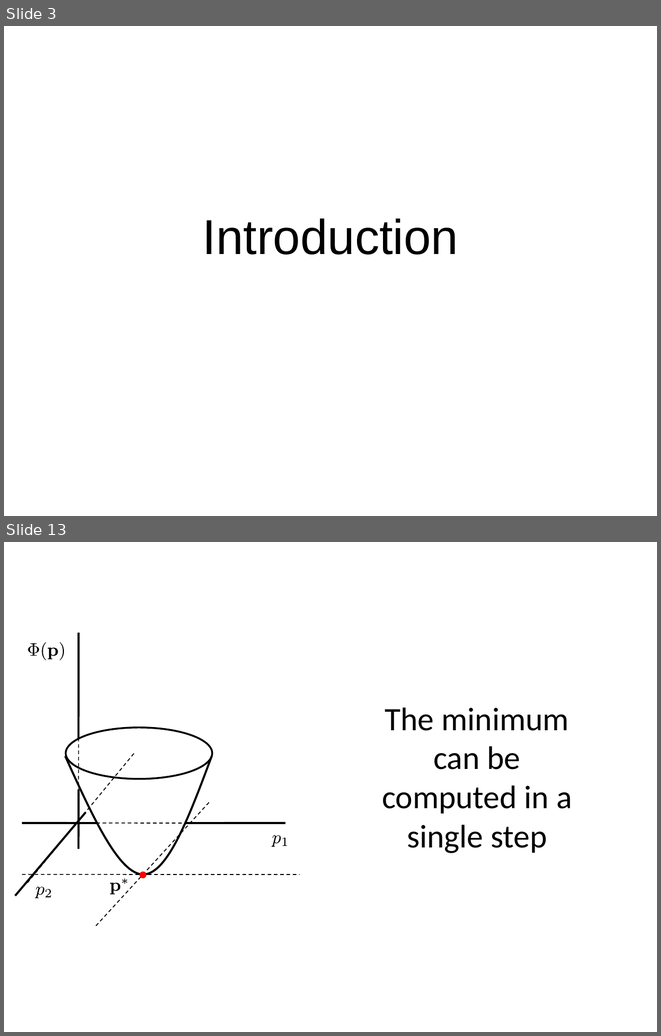
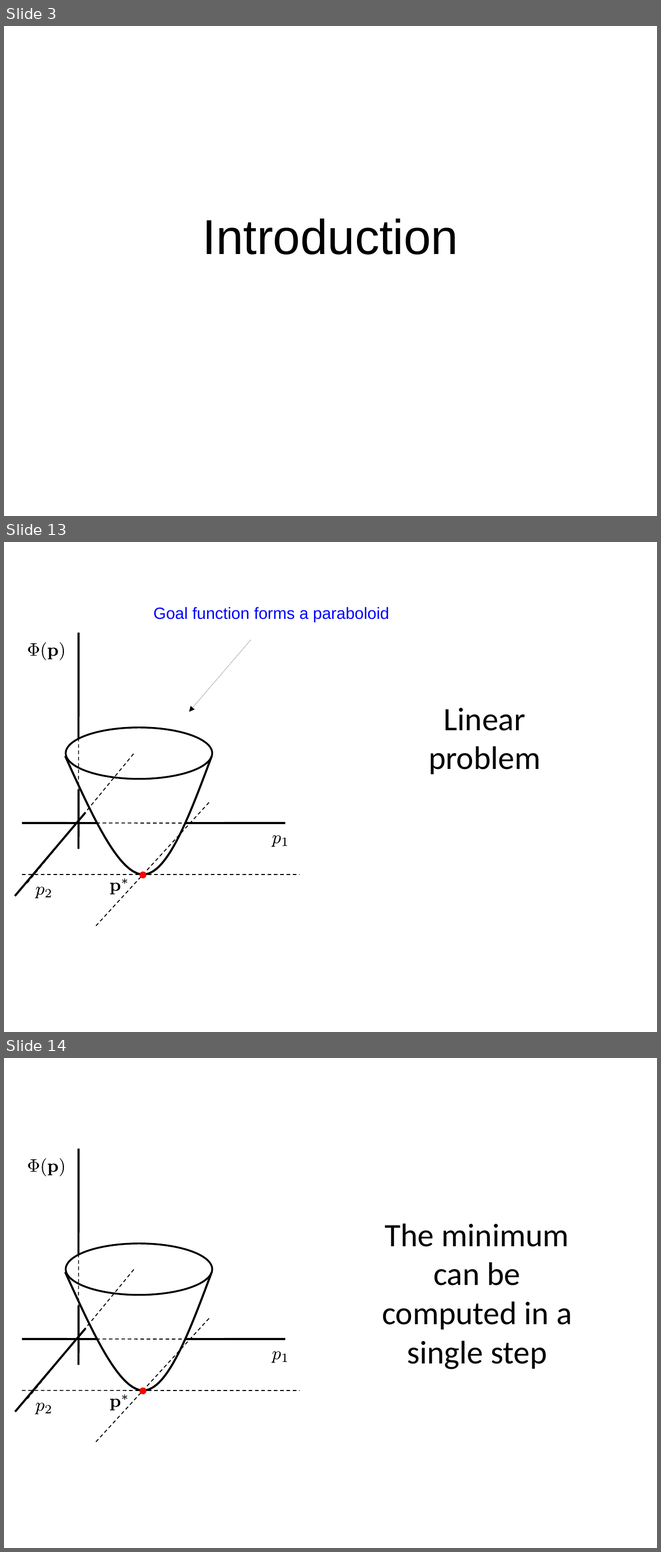
Before and after one commit to birocoles/Disciplina-metodos-computacionais, a slide deck: Content/Nonlinear_methods.odp. Shown one above the other, each under a label of ours: slides 3 and 13 before the commit, slides 3, 13 and 14 after it; the slides between them are not shown. The pictures are 661x1036 and 661x1552 pixels, drawn with LibreOffice and Linux fonts; fonts in the diff are those of the drawing. Boxes give left, top, right and bottom in pixels: in the first picture for what was removed or moved away, otherwise in the second. Text is boxed around its words. In the diff, an @@ line names an element or a change of style, - is before the commit and + after.

```diff
--- a/Content/Nonlinear_methods.odp
+++ b/Content/Nonlinear_methods.odp
@@ slide 13 added at (x1=4, y1=542, x2=657, y2=1032), background #FFFFFF @@
@@ text added at (x1=153, y1=607, x2=389, y2=622), 18 pt, text #0103FD @@
+Goal function forms a paraboloid
@@ line added from (78, 848) to (78, 633), #000000 0.99 pt @@
@@ line added from (78, 738) to (78, 633), #000000 2.24 pt @@
@@ group added at (x1=27, y1=642, x2=65, y2=660): 5 freeform shapes @@
@@ arrow added from (251, 640) to (189, 712), #000000 0 pt @@
@@ text added at (x1=429, y1=707, x2=540, y2=774), 36 pt, text #000000 @@
+Linear
+problem
@@ ellipse added at (x1=65, y1=728, x2=212, y2=779), outline #000000 2.01 pt @@
@@ line added from (133, 753) to (27, 883), #000000 0.99 pt @@
@@ freeform shape added at (x1=65, y1=756, x2=212, y2=874), outline #000000 2.24 pt @@
@@ line added from (78, 849) to (78, 790), #000000 2.24 pt @@
@@ line added from (209, 803) to (96, 926), #000000 0.99 pt @@
@@ line added from (86, 812) to (15, 896), #000000 2.24 pt @@
@@ line added from (22, 823) to (97, 823), #000000 2.24 pt @@
@@ line added from (84, 823) to (199, 823), #000000 0.99 pt @@
@@ line added from (285, 823) to (185, 823), #000000 2.24 pt @@
@@ freeform shape added at (x1=271, y1=835, x2=280, y2=847), fill #000000 @@
@@ freeform shape added at (x1=272, y1=835, x2=288, y2=846), fill #FFFFFF @@
@@ freeform shape added at (x1=282, y1=837, x2=286, y2=846), fill #000000 @@
@@ line added from (22, 874) to (300, 874), #000000 0.99 pt @@
@@ ellipse added at (x1=140, y1=872, x2=146, y2=877), fill #FF0000, outline #FF0000 2.01 pt @@
@@ freeform shape added at (x1=35, y1=886, x2=44, y2=899), fill #000000 @@
@@ freeform shape added at (x1=35, y1=886, x2=52, y2=898), fill #FFFFFF @@
@@ freeform shape added at (x1=45, y1=889, x2=51, y2=897), fill #000000 @@
@@ freeform shape added at (x1=110, y1=882, x2=120, y2=894), fill #000000 @@
@@ freeform shape added at (x1=122, y1=878, x2=127, y2=883), fill #000000 @@
@@ what was slide 13 is now slide 14 @@
```
Also in this commit, not shown: 3 slides changed, 2 other slides added, 4 slides removed, 11 other files.
